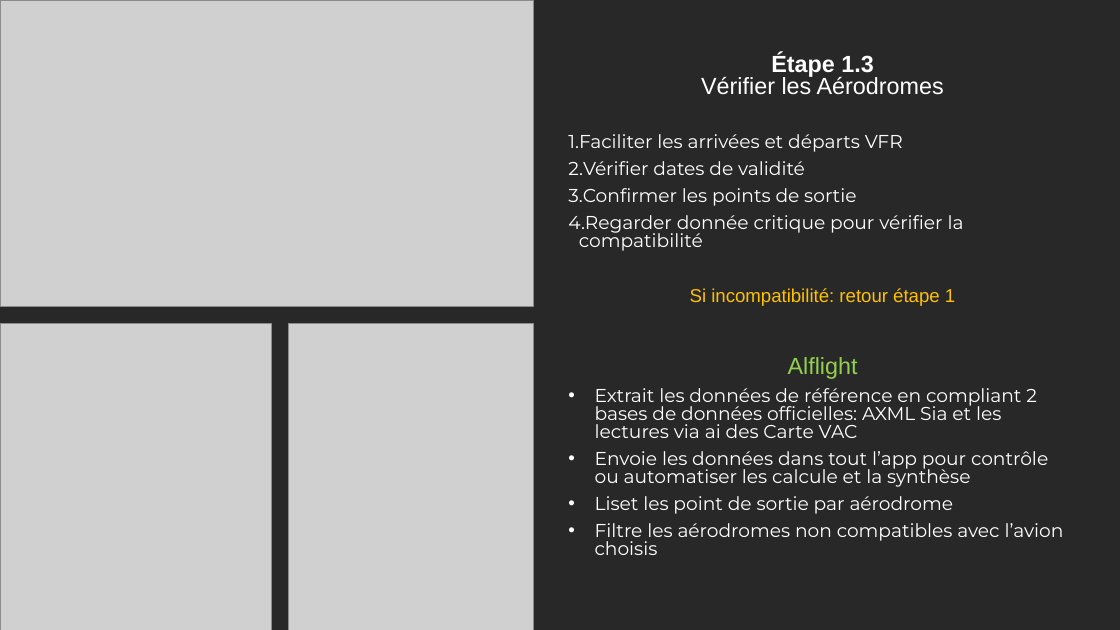
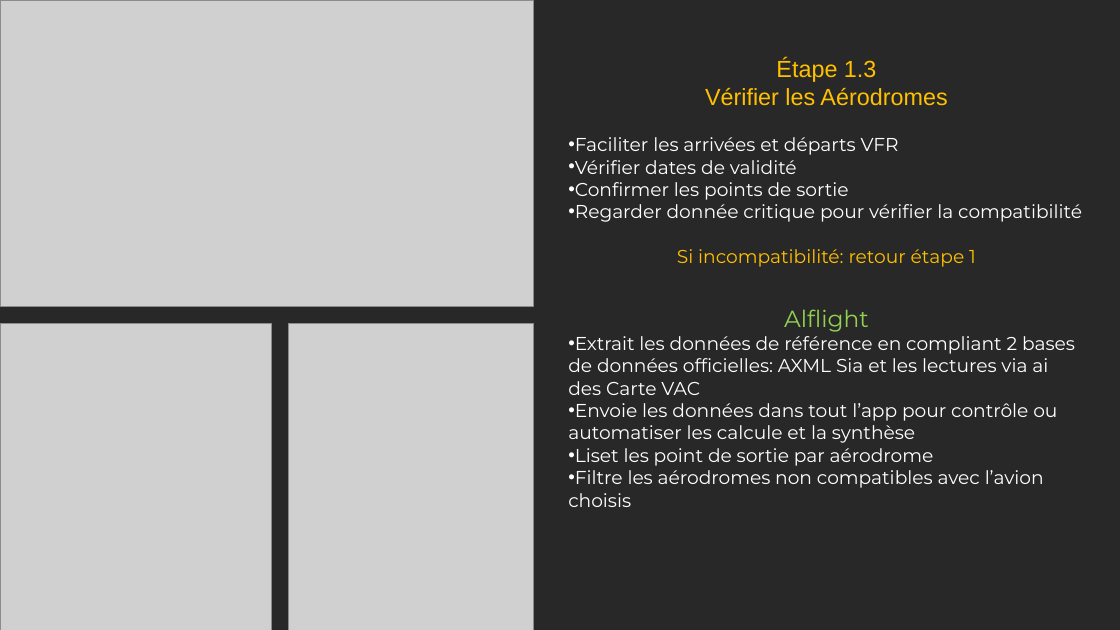
Before and after one commit to Ne0hermes/alflight, a slide deck: slide 5 of ALFlight_Presentation_Complete.pptx. Drawn at 1120x630 pixels with LibreOffice and Linux fonts; fonts in the diff are those of the drawing; grey boxes stand for pictures. Boxes give left, top, right and bottom in pixels: in the first picture for what was removed or moved away, otherwise in the second. Text is boxed around its words. In the diff, an @@ line names an element or a change of style, - is before the commit and + after.

Commit message:
Update: Navigation module, AIXM parser et VFR points extractor - Ajout doc PDF

```diff
--- a/ALFlight_Presentation_Complete.pptx
+++ b/ALFlight_Presentation_Complete.pptx
@@ text "Étape 1.3 Vérifier les Aérodromes" at (x1=568, y1=59, x2=1082, y2=507): text colour #FFFFFF to #FFC000 in "Étape 1.3 Vérifier les Aérodromes"; bold off in "Étape 1.3"; font Arial to Montserrat in "Si incompatibilité: retour étape 1", "Alflight"; line spacing 0.8 to 1; less space between paragraphs; bullet 1. to •; indent changed @@
```
Also in this commit, not shown: 16 other slides changed, 10 slides added, 17 slides removed, 6 other files.
